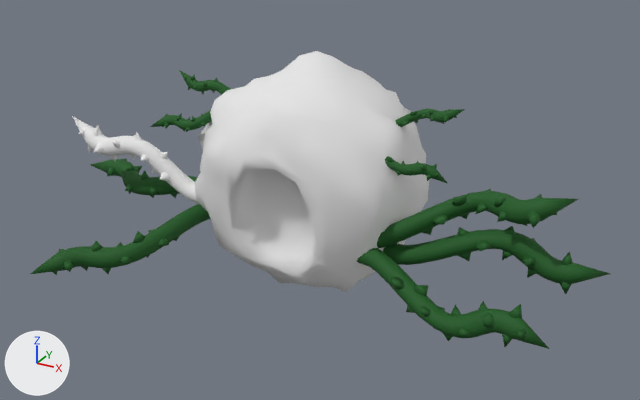
One commit to the FBX model SporeFall/Assets/SierraStuff/Environmental Assets/Trees/sporepod.fbx: the scene before it, then after it.
One viewpoint serves both versions: a camera (50 mm lens) standing at (2.89, -5.16, 2.45) and looking at (0.19, -0.25, -0.01). Lighting does not change. The marker at lower left points along +X, +Y and +Z. Vertices at the same position are counted once.
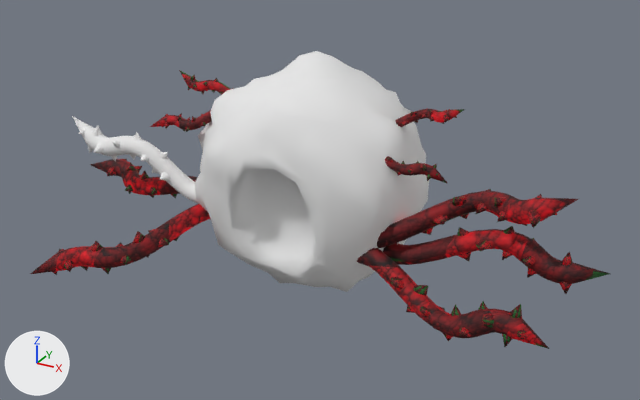
Boxes [x1, y1, x2, y2] around the edits, measured in the pictures (640 x 400 px):
'Cube.001', surface changed (green to red)
    both: [30, 70, 605, 349]

Edits to the bpy script that builds the scene:
```text
Add img_veins_png:
    img_veins_png = load_image('veins.png', 'veins.png', 1024, 1024, 'sRGB')
Add img_vine_png:
    img_vine_png = load_image('vine.png', 'vine.png', 1024, 1024, 'sRGB')
Change mat_material_002:
    where n0 = _N.new('ShaderNodeBsdfPrincipled'); n0.name = 'Principled BSDF'
    remove n0.inputs[0].default_value = (0.00733, 0.0985, 0.0108, 1.0)  # 'Base Color', dark green #15581b
    add n0.inputs[28].default_value = 0.7  # 'Emission Strength'
    add n2 = _N.new('ShaderNodeTexImage'); n2.name = 'Image Texture'
    add n2.image = img_vine_png
    add n3 = _N.new('ShaderNodeTexImage'); n3.name = 'Image Texture.001'
    add n3.image = img_veins_png
    add _L.new(n2.outputs[0], n0.inputs[0])  # 'Color' to 'Base Color'
    add _L.new(n2.outputs[1], n0.inputs[4])  # 'Alpha' to 'Alpha'
    add _L.new(n3.outputs[0], n0.inputs[27])  # 'Color' to 'Emission Color'
Change me_cube_003:
    where me_cube_003.from_pydata(...)  # 7914 vertices, 8284 faces; spans x -2.14..2.16, y -1.42..0.83, z -0.71..0.91
    used by ob_cube_001; location = (0.0, 0.0, 0.0)
    me_cube_003 part 1: 2422 kept faces spanning x -2.14..2.16, y -1.42..0.34, z -0.51..0.75 get new texture (UV) coordinates
```
